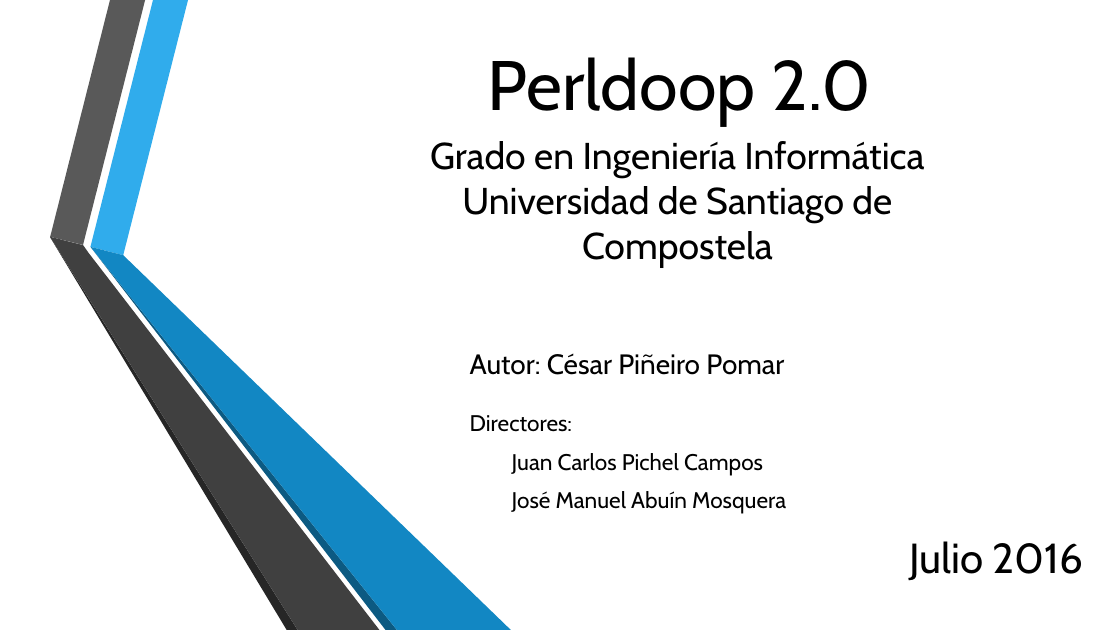
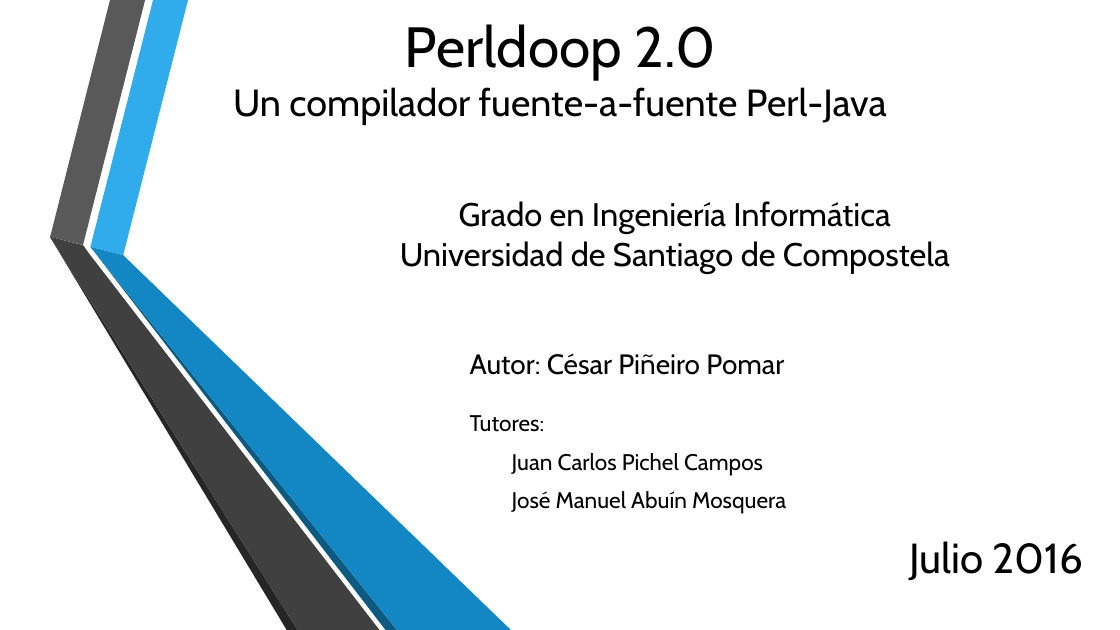
Before and after one commit to cesarpomar/Perldoop2-tfg, a slide deck: slide 1 of doc/Presentacion.pptx. Drawn at 1120x630 pixels with LibreOffice and Linux fonts; fonts in the diff are those of the drawing; background and template pictures are left out. Boxes give left, top, right and bottom in pixels: in the first picture for what was removed or moved away, otherwise in the second. Text is boxed around its words. In the diff, an @@ line names an element or a change of style, - is before the commit and + after.

```diff
--- a/doc/Presentacion.pptx
+++ b/doc/Presentacion.pptx
@@ title at [233, 24, 887, 125]: text changed; size 60 to 32.4 pt @@
-Perldoop 2.0
+Perldoop 2.0
+Un compilador fuente-a-fuente Perl-Java
@@ subtitle "Grado en Ingeniería Informática": place and size @@
-subtitle "Grado en Ingeniería Informática" at [430, 141, 924, 267]
+subtitle "Grado en Ingeniería Informática" at [400, 201, 950, 274]
@@ subtitle "Grado en Ingeniería Informática" at [400, 201, 950, 274]: size 32 to 28 pt @@
@@ text at [470, 415, 545, 432]: text changed @@
-Directores:
+Tutores:
```
Also in this commit, not shown: 6 other slides changed, 1 slide added, 1 other file.
